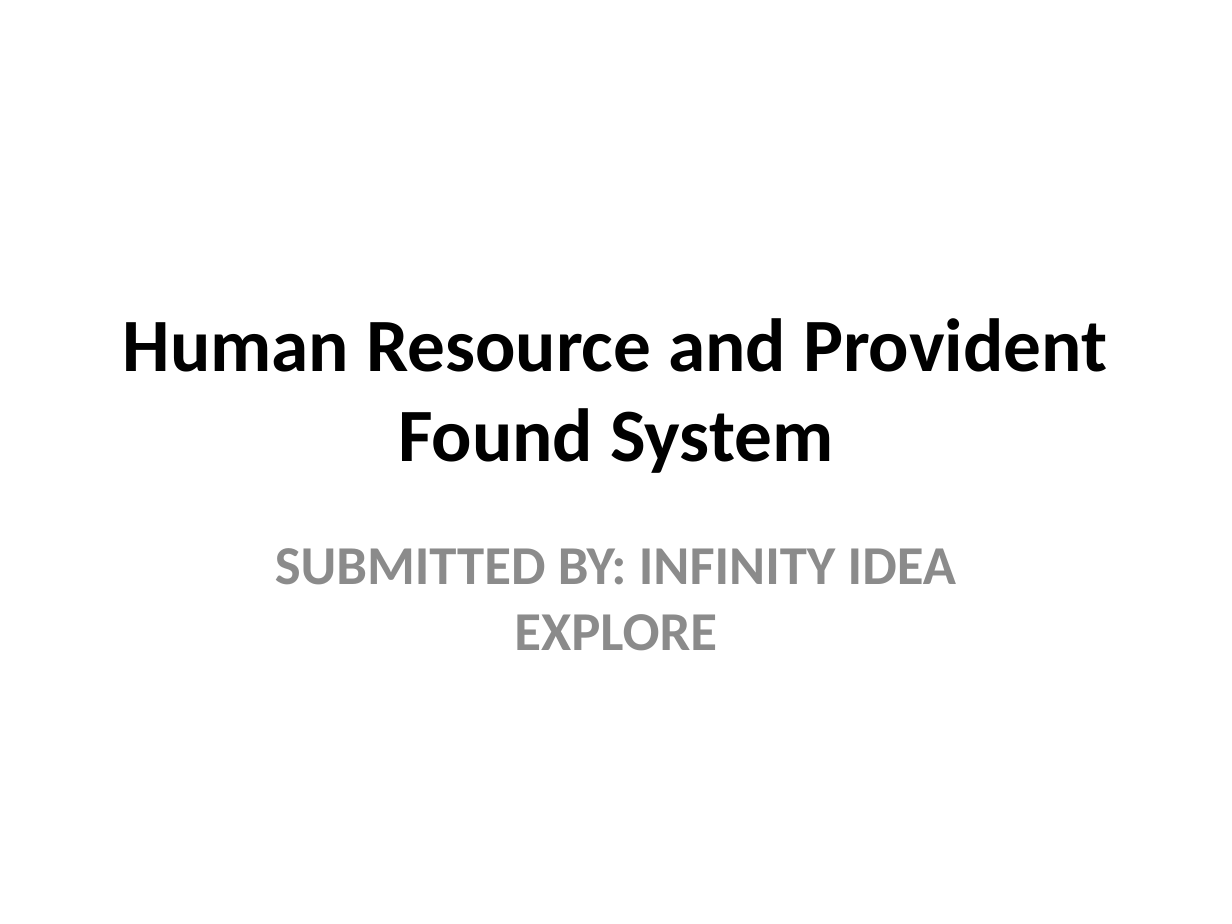
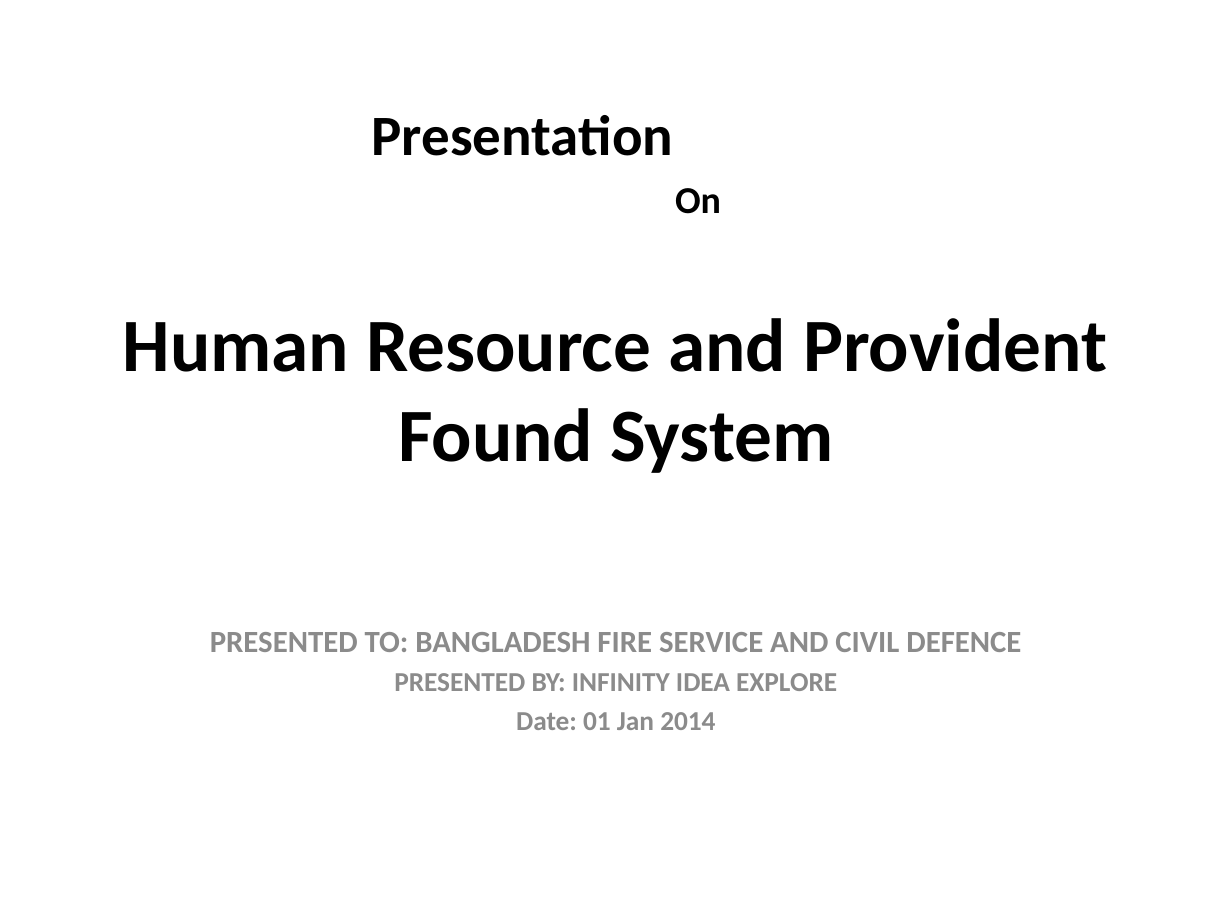
Before and after one commit to raselahmmedgit/fscd-hrpfs-docs, a slide deck: slide 1 of Proposal Docs/hr_proposal.pptx. Drawn at 1232x924 pixels with LibreOffice and Linux fonts; fonts in the diff are those of the drawing. Boxes give left, top, right and bottom in pixels: in the first picture for what was removed or moved away, otherwise in the second. Text is boxed around its words. In the diff, an @@ line names an element or a change of style, - is before the commit and + after.

```diff
--- a/Proposal Docs/hr_proposal.pptx
+++ b/Proposal Docs/hr_proposal.pptx
@@ text added at box(372, 115, 721, 214), 33.3 pt, text #000000, bold @@
+Presentation
+On
@@ subtitle at box(210, 632, 1021, 730): text changed; size 32 to 18 pt @@
-SUBMITTED BY: INFINITY IDEA EXPLORE
+PRESENTED TO: BANGLADESH FIRE SERVICE AND CIVIL DEFENCE
+PRESENTED BY: INFINITY IDEA EXPLORE
+Date: 01 Jan 2014
```
Also in this commit, not shown: 1 other slide changed, 1 slide added.
